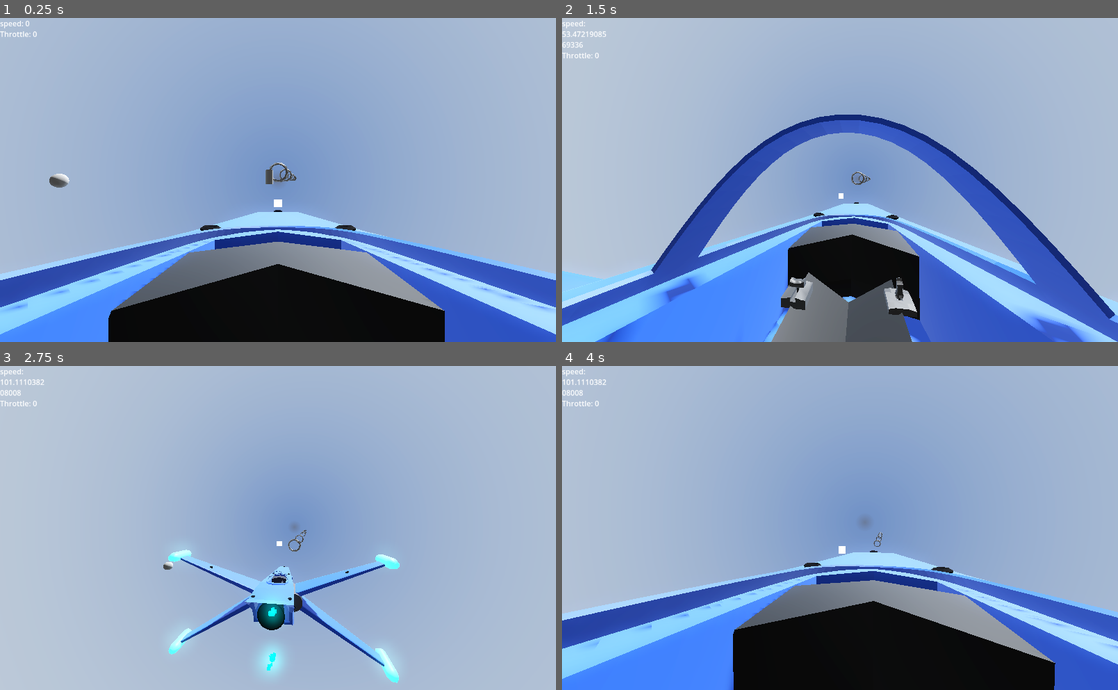
Above: before the commit, frames 1-4 (two rows, left to right).
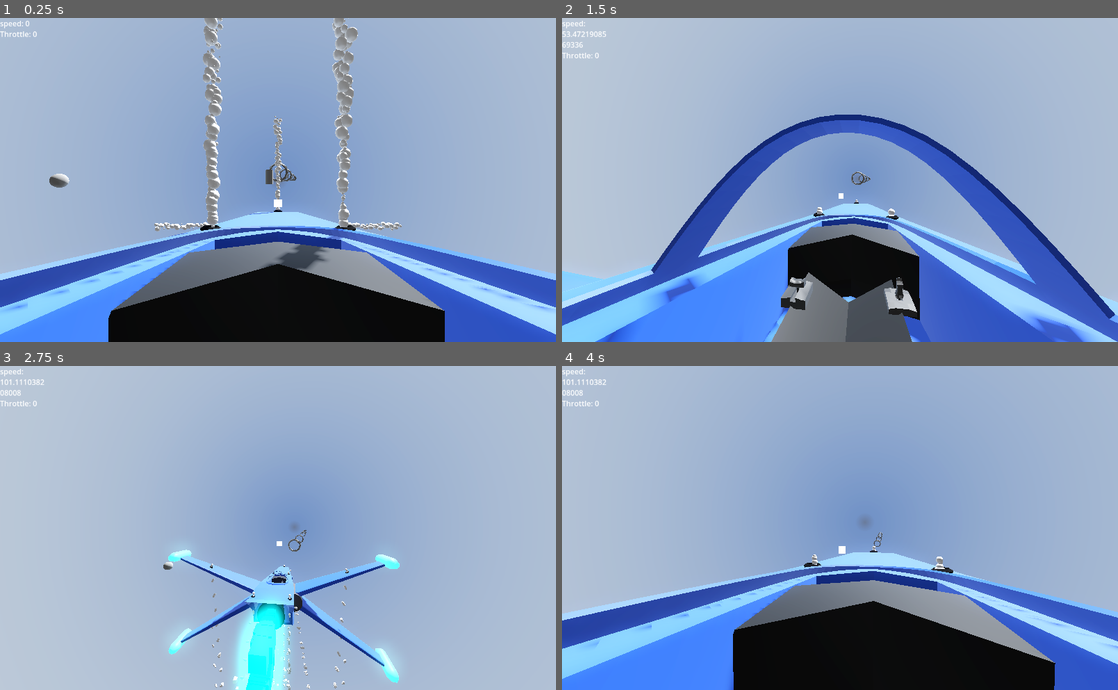
Above: after the commit, the same moments.

Repository: ZoeTheFox/oddity
Game: Godot game, scene res://Scenes/Main Scene/Main.tscn
The game is run twice, just before and just after one commit, with the same random seed, the same clock (stepped at 60 frames per second) and the same inputs. A sky picture missing from this copy of the repository is replaced by a grey-blue gradient.
Inputs (mouse positions are in pixels of both pictures, inside the frame that each line leads up to):
- Up to frame 1 (0.25 s): no input
- Up to frame 2 (1.5 s): move the mouse to (867, 180) at 0.52 s; hold Alt (camera-look-around) 0.53-1.28 s; hold Space (move-up) from 0.53 s (still down); move the mouse to (812, 180) at 1.27 s; tap K (camera-switch-view) at 1.35 s
- Up to frame 3 (2.75 s): keep holding Space (move-up); move the mouse to (289, 521) at 2.02 s; hold Alt (camera-look-around) from 2.03 s (still down)
- Up to frame 4 (4 s): keep holding Space (move-up); move the mouse to (834, 534) at 2.77 s; release Alt (camera-look-around) at 2.78 s; tap K (camera-switch-view) at 2.85 s; move the mouse to (878, 531) at 3.52 s; hold Alt (camera-look-around) from 3.53 s (still down)

The runs differ from the first frame. In frame 1, 3.9% of the frame differs, in the area x 27-73%, y 0-78%; in frame 2, less than 0.1%; in frame 3, 2.5%; in frame 4, less than 0.1%.

Commit message:
thrusters are cooler, added all of them

Diff:
--- a/Oddity/Scenes/Main Scene/Main.tscn
+++ b/Oddity/Scenes/Main Scene/Main.tscn
@@ -27,73 +27,6 @@
 data = PackedVector3Array(1, 0, 1, -1, 0, 1, 1, 0, -1, -1, 0, 1, -1, 0, -1, 1, 0, -1)
 
 [sub_resource type="SphereMesh" id="SphereMesh_lrdhs"]
-
-[sub_resource type="Curve" id="Curve_n4vs6"]
-_data = [Vector2(0, 0.505263), 0.0, 0.0, 0, 0, Vector2(1e-05, 0), 0.0, 0.0, 0, 0, Vector2(0.295082, 0), 0.256842, 0.256842, 0, 0, Vector2(0.72, 0.494737), 0.0, 0.0, 0, 0, Vector2(1, 0), 0.0, 0.0, 0, 0]
-point_count = 5
-
-[sub_resource type="CurveTexture" id="CurveTexture_4pm23"]
-curve = SubResource("Curve_n4vs6")
-
-[sub_resource type="ParticleProcessMaterial" id="ParticleProcessMaterial_ynfis"]
-particle_flag_align_y = true
-particle_flag_rotate_y = true
-direction = Vector3(0, 0, 0)
-spread = 20.0
-gravity = Vector3(0, 0, 0)
-initial_velocity_max = 1.0
-angular_velocity_max = 5.0
-damping_max = 1.0
-scale_min = 0.0
-scale_max = 0.3
-scale_curve = SubResource("CurveTexture_4pm23")
-color = Color(0.533333, 0.533333, 0.533333, 0.533333)
-
-[sub_resource type="StandardMaterial3D" id="StandardMaterial3D_sbghy"]
-vertex_color_use_as_albedo = true
-emission_enabled = true
-emission = Color(0.678431, 0.847059, 0.901961, 1)
-emission_energy_multiplier = 0.75
-
-[sub_resource type="BoxMesh" id="BoxMesh_niluq"]
-material = SubResource("StandardMaterial3D_sbghy")
-
-[sub_resource type="Curve" id="Curve_xdhdi"]
-_data = [Vector2(0, 0.515789), 0.0, 0.0, 0, 0, Vector2(0.245902, 0.778947), 0.0, 0.0, 0, 0, Vector2(0.495902, 1), 0.0, 0.0, 0, 0, Vector2(0.99999, 0), 0.0, 0.0, 0, 0, Vector2(1, 0), 0.0, 0.0, 0, 0]
-point_count = 5
-
-[sub_resource type="CurveTexture" id="CurveTexture_rd2vx"]
-curve = SubResource("Curve_xdhdi")
-
-[sub_resource type="ParticleProcessMaterial" id="ParticleProcessMaterial_rcuqy"]
-emission_shape = 1
-emission_sphere_radius = 0.02
-particle_flag_align_y = true
-direction = Vector3(0, 0, 0)
-spread = 1.0
-flatness = 0.1
-gravity = Vector3(0, 0, 0)
-initial_velocity_min = 0.5
-initial_velocity_max = 1.0
-angular_velocity_min = 1.0
-angular_velocity_max = 5.0
-scale_min = 0.0
-scale_max = 0.5
-scale_curve = SubResource("CurveTexture_rd2vx")
-color = Color(0, 0.482353, 1, 1)
-
-[sub_resource type="StandardMaterial3D" id="StandardMaterial3D_v6v6u"]
-vertex_color_use_as_albedo = true
-emission_enabled = true
-emission = Color(0, 0.482353, 1, 1)
-emission_energy_multiplier = 10.0
-subsurf_scatter_strength = 1.0
-subsurf_scatter_skin_mode = true
-
-[sub_resource type="BoxMesh" id="BoxMesh_wgsrx"]
-material = SubResource("StandardMaterial3D_v6v6u")
-
-[sub_resource type="ParticleProcessMaterial" id="ParticleProcessMaterial_0iopf"]
 
 [node name="Main" type="Node3D"]
 
@@ -145,20 +78,3 @@
 transform = Transform3D(-0.0975829, 0, -0.995227, 0, 1, 0, 0.995227, 0, -0.0975829, -0.477354, 30.8539, -798.968)
 
 [node name="FighterGen7" parent="." instance=ExtResource("1_2ddtf")]
-
-[node name="OuterGlow" type="GPUParticles3D" parent="FighterGen7"]
-transform = Transform3D(15.92, 0, 0, 0, 15.92, 0, 0, 0, 15.92, 0.0322262, -0.0917703, 5.39184)
-layers = 2
-amount = 256
-process_material = SubResource("ParticleProcessMaterial_ynfis")
-draw_pass_1 = SubResource("BoxMesh_niluq")
-
-[node name="InnerGlow" type="GPUParticles3D" parent="FighterGen7"]
-transform = Transform3D(15.92, 0, 0, 0, 15.92, 0, 0, 0, 15.92, 0.0322262, -0.0917703, 5.39184)
-amount = 512
-process_material = SubResource("ParticleProcessMaterial_rcuqy")
-draw_pass_1 = SubResource("BoxMesh_wgsrx")
-
-[node name="thruster1" type="GPUParticles3D" parent="FighterGen7"]
-transform = Transform3D(1, 0, 0, 0, 1, 0, 0, 0, 1, 6.4869, 0, 0)
-process_material = SubResource("ParticleProcessMaterial_0iopf")
--- a/Oddity/Scenes/Spaceship/fighter_gen_7.tscn
+++ b/Oddity/Scenes/Spaceship/fighter_gen_7.tscn
@@ -10,6 +10,101 @@
 [ext_resource type="PackedScene" uid="uid://d0j0koj552phk" path="res://Scenes/Spaceship/VelocityArrow/Velocity_Arrows.tscn" id="7_8us3n"]
 [ext_resource type="PackedScene" uid="uid://cr7t8smpohmy4" path="res://Scenes/Spaceship/UI/PitchYaw/crosshair_ui_1_st_person.tscn" id="7_c6fve"]
 [ext_resource type="PackedScene" uid="uid://bfe8v0o7ohgvi" path="res://Scenes/Spaceship/UI/ThrustSpeedText/UI.tscn" id="8_nilws"]
+
+[sub_resource type="Curve" id="Curve_xsv15"]
+_data = [Vector2(0, 0), 0.0, 0.0, 0, 0, Vector2(0.504762, 0), 0.256842, 0.256842, 0, 0, Vector2(0.72, 0.494737), 0.0, 0.0, 0, 0, Vector2(1, 0), 0.0, 0.0, 0, 0]
+point_count = 4
+
+[sub_resource type="CurveTexture" id="CurveTexture_4pm23"]
+curve = SubResource("Curve_xsv15")
+
+[sub_resource type="ParticleProcessMaterial" id="ParticleProcessMaterial_mpfmj"]
+emission_shape = 1
+emission_sphere_radius = 0.1
+particle_flag_align_y = true
+particle_flag_rotate_y = true
+direction = Vector3(0, 0, 1)
+spread = 0.0
+gravity = Vector3(0, 0, 0)
+initial_velocity_min = 0.1
+initial_velocity_max = 1.0
+angular_velocity_min = 0.1
+angular_velocity_max = 1.0
+scale_min = 0.1
+scale_max = 0.5
+scale_curve = SubResource("CurveTexture_4pm23")
+color = Color(0.533333, 0.533333, 0.533333, 0.533333)
+collision_mode = 2
+
+[sub_resource type="StandardMaterial3D" id="StandardMaterial3D_sbghy"]
+vertex_color_use_as_albedo = true
+emission_enabled = true
+emission = Color(0.678431, 0.847059, 0.901961, 1)
+emission_energy_multiplier = 0.75
+
+[sub_resource type="BoxMesh" id="BoxMesh_8hvvo"]
+material = SubResource("StandardMaterial3D_sbghy")
+
+[sub_resource type="Curve" id="Curve_v0d0x"]
+_data = [Vector2(0, 0.515789), 0.0, 0.0, 0, 0, Vector2(0.1, 1), 0.0, 0.0, 0, 0, Vector2(0.504762, 1), 0.0, 0.0, 0, 0, Vector2(0.99999, 0), 0.0, 0.0, 0, 0, Vector2(1, 0), 0.0, 0.0, 0, 0]
+point_count = 5
+
+[sub_resource type="CurveTexture" id="CurveTexture_rd2vx"]
+curve = SubResource("Curve_v0d0x")
+
+[sub_resource type="ParticleProcessMaterial" id="ParticleProcessMaterial_jxq0y"]
+emission_shape = 1
+emission_sphere_radius = 0.02
+particle_flag_align_y = true
+direction = Vector3(0, 0, 1)
+spread = 0.0
+gravity = Vector3(0, 0, 0)
+initial_velocity_min = 0.5
+initial_velocity_max = 1.0
+angular_velocity_min = 1.0
+angular_velocity_max = 5.0
+scale_min = 0.1
+scale_curve = SubResource("CurveTexture_rd2vx")
+color = Color(0, 0.482353, 1, 1)
+
+[sub_resource type="StandardMaterial3D" id="StandardMaterial3D_v6v6u"]
+vertex_color_use_as_albedo = true
+emission_enabled = true
+emission = Color(0, 0.482353, 1, 1)
+emission_energy_multiplier = 10.0
+subsurf_scatter_strength = 1.0
+subsurf_scatter_skin_mode = true
+
+[sub_resource type="BoxMesh" id="BoxMesh_iy85d"]
+material = SubResource("StandardMaterial3D_v6v6u")
+
+[sub_resource type="Curve" id="Curve_pfjht"]
+_data = [Vector2(0, 1), 0.0, 0.0, 0, 0, Vector2(0.495238, 1), 0.0, 0.0, 0, 0, Vector2(1, 0), 0.0, 0.0, 0, 0]
+point_count = 3
+
+[sub_resource type="CurveTexture" id="CurveTexture_igfwv"]
+curve = SubResource("Curve_pfjht")
+
+[sub_resource type="ParticleProcessMaterial" id="ParticleProcessMaterial_kbmvj"]
+particle_flag_align_y = true
+direction = Vector3(0, 1, 0)
+spread = 2.0
+flatness = 0.1
+gravity = Vector3(0, 0, 0)
+initial_velocity_min = 1.0
+initial_velocity_max = 1.0
+scale_min = 0.1
+scale_curve = SubResource("CurveTexture_igfwv")
+
+[sub_resource type="StandardMaterial3D" id="StandardMaterial3D_hyjmg"]
+vertex_color_use_as_albedo = true
+
+[sub_resource type="SphereMesh" id="SphereMesh_dbk38"]
+material = SubResource("StandardMaterial3D_hyjmg")
+radius = 0.1
+height = 0.2
+radial_segments = 8
+rings = 16
 
 [sub_resource type="Animation" id="Animation_b1nji"]
 resource_name = "SwitchCameraToThirdPersonView"
@@ -92,6 +187,230 @@
 
 [node name="Thrusters" type="Node3D" parent="."]
 
+[node name="OuterGlow" type="GPUParticles3D" parent="Thrusters"]
+transform = Transform3D(15.92, 0, 0, 0, 15.92, 0, 0, 0, 15.92, 0, 0, 5.5)
+layers = 2
+amount = 1024
+lifetime = 0.75
+speed_scale = 16.0
+fixed_fps = 256
+fract_delta = false
+process_material = SubResource("ParticleProcessMaterial_mpfmj")
+draw_pass_1 = SubResource("BoxMesh_8hvvo")
+
+[node name="InnerGlow" type="GPUParticles3D" parent="Thrusters"]
+transform = Transform3D(15.92, 0, 0, 0, 15.92, 0, 0, 0, 15.92, 0, 0, 5.5)
+amount = 512
+lifetime = 2.0
+speed_scale = 16.0
+fixed_fps = 256
+fract_delta = false
+process_material = SubResource("ParticleProcessMaterial_jxq0y")
+draw_pass_1 = SubResource("BoxMesh_iy85d")
+
+[node name="GPUParticlesCollisionBox3D" type="GPUParticlesCollisionBox3D" parent="Thrusters"]
+transform = Transform3D(2, 0, 0, 0, 1.53209, -0.642788, 0, 1.28558, 0.766044, 0, 1, 4.5)
+
+[node name="wing_top_right" type="GPUParticles3D" parent="Thrusters"]
+transform = Transform3D(0.866025, -0.5, 0, 0.5, 0.866025, 0, 0, 0, 1, 6.35, 2.9, 3.9)
+amount = 1024
+lifetime = 8.0
+speed_scale = 16.0
+randomness = 1.0
+fixed_fps = 256
+process_material = SubResource("ParticleProcessMaterial_kbmvj")
+draw_pass_1 = SubResource("SphereMesh_dbk38")
+
+[node name="wing_top_left" type="GPUParticles3D" parent="Thrusters"]
+transform = Transform3D(0.866025, 0.5, 0, -0.5, 0.866025, 0, 0, 0, 1, -6.35, 2.9, 3.9)
+amount = 1024
+lifetime = 8.0
+speed_scale = 16.0
+randomness = 1.0
+fixed_fps = 256
+process_material = SubResource("ParticleProcessMaterial_kbmvj")
+draw_pass_1 = SubResource("SphereMesh_dbk38")
+
+[node name="wing_bottom_right" type="GPUParticles3D" parent="Thrusters"]
+transform = Transform3D(-0.866025, -0.5, 0, 0.5, -0.866025, 0, 0, 0, 1, 6.35, -2.9, 3.9)
+amount = 256
+lifetime = 8.0
+speed_scale = 16.0
+randomness = 1.0
+fixed_fps = 256
+process_material = SubResource("ParticleProcessMaterial_kbmvj")
+draw_pass_1 = SubResource("SphereMesh_dbk38")
+
+[node name="wing_bottom_left" type="GPUParticles3D" parent="Thrusters"]
+transform = Transform3D(-0.866025, 0.5, 0, -0.5, -0.866025, 0, 0, 0, 1, -6.35, -2.9, 3.9)
+amount = 256
+lifetime = 8.0
+speed_scale = 16.0
+randomness = 1.0
+fixed_fps = 256
+process_material = SubResource("ParticleProcessMaterial_kbmvj")
+draw_pass_1 = SubResource("SphereMesh_dbk38")
+
+[node name="top_middle_right" type="GPUParticles3D" parent="Thrusters"]
+transform = Transform3D(1, 0, 0, 0, 1, 0, 0, 0, 1, 0.975, 0.65, -1.375)
+amount = 256
+lifetime = 8.0
+speed_scale = 16.0
+randomness = 1.0
+fixed_fps = 256
+process_material = SubResource("ParticleProcessMaterial_kbmvj")
+draw_pass_1 = SubResource("SphereMesh_dbk38")
+
+[node name="top_middle_left" type="GPUParticles3D" parent="Thrusters"]
+transform = Transform3D(1, 0, 0, 0, 1, 0, 0, 0, 1, -0.975, 0.65, -1.375)
+amount = 256
+lifetime = 8.0
+speed_scale = 16.0
+randomness = 1.0
+fixed_fps = 256
+process_material = SubResource("ParticleProcessMaterial_kbmvj")
+draw_pass_1 = SubResource("SphereMesh_dbk38")
+
+[node name="bottom_middle_left" type="GPUParticles3D" parent="Thrusters"]
+transform = Transform3D(-1, 8.74228e-08, 0, -8.74228e-08, -1, 0, 0, 0, 1, -0.86, -1.175, -0.7)
+amount = 256
+lifetime = 8.0
+speed_scale = 16.0
+randomness = 1.0
+fixed_fps = 256
+process_material = SubResource("ParticleProcessMaterial_kbmvj")
+draw_pass_1 = SubResource("SphereMesh_dbk38")
+
+[node name="bottom_middle_right" type="GPUParticles3D" parent="Thrusters"]
+transform = Transform3D(-1, 8.74228e-08, 0, -8.74228e-08, -1, 0, 0, 0, 1, 0.86, -1.175, -0.7)
+amount = 256
+lifetime = 8.0
+speed_scale = 16.0
+randomness = 1.0
+fixed_fps = 256
+process_material = SubResource("ParticleProcessMaterial_kbmvj")
+draw_pass_1 = SubResource("SphereMesh_dbk38")
+
+[node name="front_bottom" type="GPUParticles3D" parent="Thrusters"]
+transform = Transform3D(-1, 8.74228e-08, 0, -8.74228e-08, -1, 0, 0, 0, 1, 0, -0.8, -6)
+amount = 256
+lifetime = 8.0
+speed_scale = 16.0
+randomness = 1.0
+fixed_fps = 256
+process_material = SubResource("ParticleProcessMaterial_kbmvj")
+draw_pass_1 = SubResource("SphereMesh_dbk38")
+
+[node name="front_top" type="GPUParticles3D" parent="Thrusters"]
+transform = Transform3D(1, 0, 0, 0, 1, 0, 0, 0, 1, 0, 0.175, -6.35)
+amount = 256
+lifetime = 8.0
+speed_scale = 16.0
+randomness = 1.0
+fixed_fps = 256
+process_material = SubResource("ParticleProcessMaterial_kbmvj")
+draw_pass_1 = SubResource("SphereMesh_dbk38")
+
+[node name="front_right" type="GPUParticles3D" parent="Thrusters"]
+transform = Transform3D(1.19249e-08, 1, 0, -1, 1.19249e-08, 0, 0, 0, 1, 0.875, -0.3, -6.2)
+amount = 256
+lifetime = 8.0
+speed_scale = 16.0
+randomness = 1.0
+fixed_fps = 256
+process_material = SubResource("ParticleProcessMaterial_kbmvj")
+draw_pass_1 = SubResource("SphereMesh_dbk38")
+
+[node name="front_left" type="GPUParticles3D" parent="Thrusters"]
+transform = Transform3D(-4.37114e-08, -1, 0, 1, -4.37114e-08, 0, 0, 0, 1, -0.875, -0.3, -6.2)
+amount = 256
+lifetime = 8.0
+speed_scale = 16.0
+randomness = 1.0
+fixed_fps = 256
+process_material = SubResource("ParticleProcessMaterial_kbmvj")
+draw_pass_1 = SubResource("SphereMesh_dbk38")
+
+[node name="back_left" type="GPUParticles3D" parent="Thrusters"]
+transform = Transform3D(-4.37114e-08, -1, 0, 1, -4.37114e-08, 0, 0, 0, 1, -1.775, -0.2, 4.525)
+amount = 256
+lifetime = 8.0
+speed_scale = 16.0
+randomness = 1.0
+fixed_fps = 256
+process_material = SubResource("ParticleProcessMaterial_kbmvj")
+draw_pass_1 = SubResource("SphereMesh_dbk38")
+
+[node name="back_right" type="GPUParticles3D" parent="Thrusters"]
+transform = Transform3D(1.19249e-08, 1, 0, -1, 1.19249e-08, 0, 0, 0, 1, 1.775, -0.2, 4.525)
+amount = 256
+lifetime = 8.0
+speed_scale = 16.0
+randomness = 1.0
+fixed_fps = 256
+process_material = SubResource("ParticleProcessMaterial_kbmvj")
+draw_pass_1 = SubResource("SphereMesh_dbk38")
+
+[node name="back_bottom_right" type="GPUParticles3D" parent="Thrusters"]
+transform = Transform3D(-1, 8.74228e-08, 0, -8.74228e-08, -1, 0, 0, 0, 1, 1.32048, -1.25, 4.44)
+amount = 256
+lifetime = 8.0
+speed_scale = 16.0
+randomness = 1.0
+fixed_fps = 256
+process_material = SubResource("ParticleProcessMaterial_kbmvj")
+draw_pass_1 = SubResource("SphereMesh_dbk38")
+
+[node name="middle_right" type="GPUParticles3D" parent="Thrusters"]
+transform = Transform3D(1.19249e-08, 1, 0, -1, 1.19249e-08, 0, 0, 0, 1, 1.35, -0.2, 0)
+amount = 256
+lifetime = 8.0
+speed_scale = 16.0
+randomness = 1.0
+fixed_fps = 256
+process_material = SubResource("ParticleProcessMaterial_kbmvj")
+draw_pass_1 = SubResource("SphereMesh_dbk38")
+
+[node name="middle_left" type="GPUParticles3D" parent="Thrusters"]
+transform = Transform3D(-4.37114e-08, -1, 0, 1, -4.37114e-08, 0, 0, 0, 1, -1.35, -0.2, 0)
+amount = 256
+lifetime = 8.0
+speed_scale = 16.0
+randomness = 1.0
+fixed_fps = 256
+process_material = SubResource("ParticleProcessMaterial_kbmvj")
+draw_pass_1 = SubResource("SphereMesh_dbk38")
+
+[node name="back_bottom_left" type="GPUParticles3D" parent="Thrusters"]
+transform = Transform3D(-1, 8.74228e-08, 0, -8.74228e-08, -1, 0, 0, 0, 1, -1.32, -1.25, 4.44)
+amount = 256
+lifetime = 8.0
+speed_scale = 16.0
+randomness = 1.0
+fixed_fps = 256
+process_material = SubResource("ParticleProcessMaterial_kbmvj")
+draw_pass_1 = SubResource("SphereMesh_dbk38")
+
+[node name="back_top_left" type="GPUParticles3D" parent="Thrusters"]
+transform = Transform3D(1, 0, 0, 0, 1, 0, 0, 0, 1, -1.425, 1.25, 5.925)
+amount = 256
+lifetime = 8.0
+speed_scale = 16.0
+randomness = 1.0
+fixed_fps = 256
+process_material = SubResource("ParticleProcessMaterial_kbmvj")
+draw_pass_1 = SubResource("SphereMesh_dbk38")
+
+[node name="back_top_right" type="GPUParticles3D" parent="Thrusters"]
+transform = Transform3D(1, 0, 0, 0, 1, 0, 0, 0, 1, 1.425, 1.25, 5.925)
+amount = 256
+lifetime = 8.0
+speed_scale = 16.0
+randomness = 1.0
+fixed_fps = 256
+process_material = SubResource("ParticleProcessMaterial_kbmvj")
+draw_pass_1 = SubResource("SphereMesh_dbk38")
+
 [node name="UserControl" type="Node3D" parent="."]
 script = ExtResource("2_y8fcc")
 throttle_deadzone = 2.0
Not shown: 1 places in Oddity/Scenes/Main Scene/Main.tscn that only renumber resources
Not shown: 1 places in Oddity/Scenes/Spaceship/fighter_gen_7.tscn that only renumber resources
